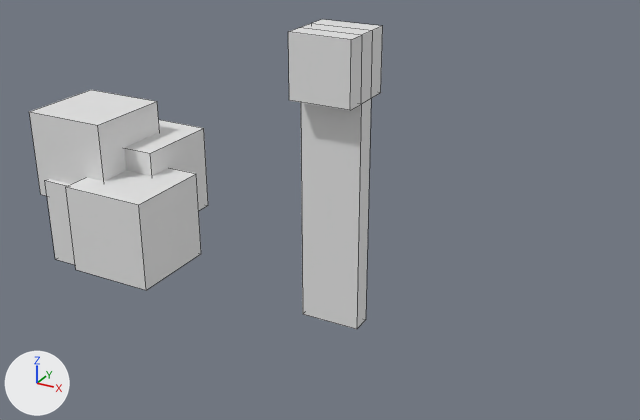
A saved change to the Blender file assets/haji.blend.
Both versions are drawn from a 50 mm camera at (7.82, -14.85, 10.19) aimed at (-0.08, -0.49, 3.01). The lights are fixed; the arrows at lower left show +X, +Y and +Z. Mesh edges are drawn as thin lines.
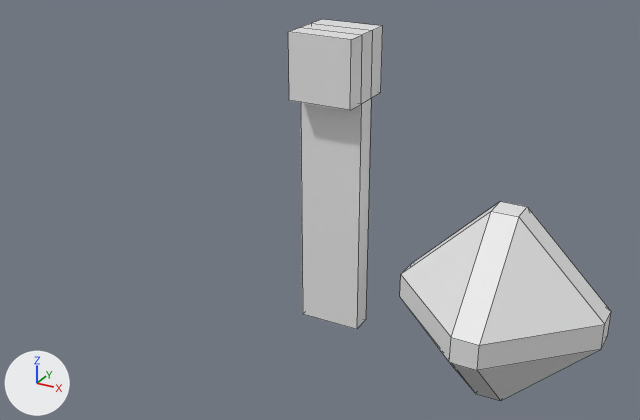
Where the change shows, as pixel boxes [x1, y1, x2, y2] in the pictures (640 x 420 px):
'bintang', added
    after: [400, 201, 611, 401]
'Cube.001', deleted
    before: [66, 168, 201, 290]
'Cube.003', deleted
    before: [29, 90, 159, 196]
'Cube.002', deleted
    before: [124, 120, 208, 211]
'Cube', deleted
    before: [45, 179, 75, 265]

The change in detail:
Mesh me_cube_006_1 is new.
It has 24 vertices, 26 faces and spans x -1.0..1.0, y -1.0..1.0, z -1.0..1.0.
Object 'Cube' (ob_cube) is deleted.
Object 'Cube.001' (ob_cube_001) is deleted.
Object 'Cube.002' (ob_cube_002) is deleted.
Object 'Cube.003' (ob_cube_003) is deleted.
Object 'bintang' (ob_bintang) is new; it shows me_cube_006_1.
Its location is (3.85, -0.76, 2.06).
Its scale is (1.9, 1.9, 1.9).
